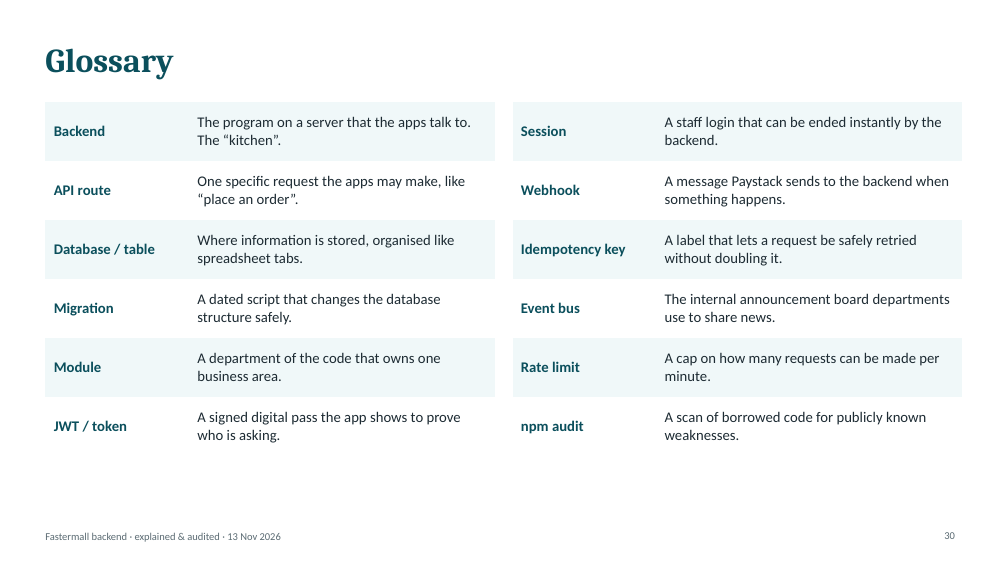
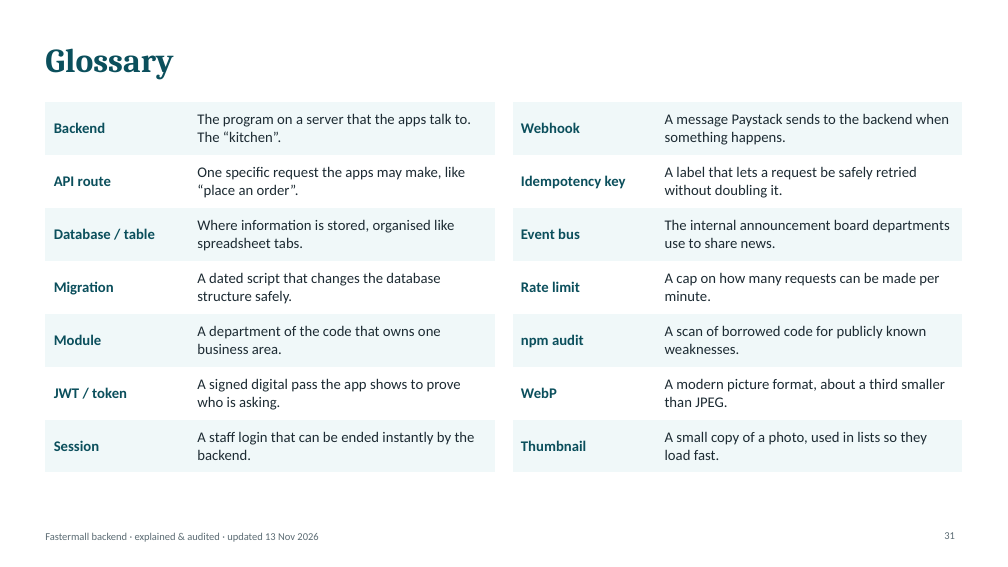
Before and after one commit to chris008123/Fastermall-Backend-, a slide deck: slide 31 of presentation/Fastermall_Backend_Explained.pptx (slide 30 before the commit). Drawn at 1008x567 pixels with LibreOffice and Linux fonts; fonts in the diff are those of the drawing. Boxes give left, top, right and bottom in pixels: in the first picture for what was removed or moved away, otherwise in the second. Text is boxed around its words. In the diff, an @@ line names an element or a change of style, - is before the commit and + after.

```diff
--- a/presentation/Fastermall_Backend_Explained.pptx
+++ b/presentation/Fastermall_Backend_Explained.pptx
@@ table at (x1=45, y1=102, x2=495, y2=464) @@
+row 7: Session | A staff login that can be ended instantly by the backend.
@@ table at (x1=513, y1=102, x2=963, y2=464) @@
-row 1: Session | A staff login that can be ended instantly by the backend.
+row 6: WebP | A modern picture format, about a third smaller than JPEG.
+row 7: Thumbnail | A small copy of a photo, used in lists so they load fast.
@@ text at (x1=45, y1=532, x2=318, y2=542): text changed @@
-Fastermall backend · explained & audited · 13 Nov 2026
+Fastermall backend · explained & audited · updated 13 Nov 2026
@@ page number at (x1=944, y1=532, x2=955, y2=539): text changed @@
-30
+31
```
Also in this commit, not shown: 24 other slides changed, 3 slides added, 2 slides removed, 18 other files.
